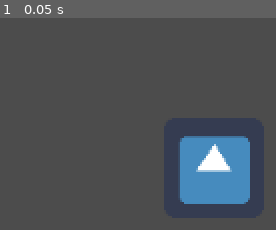
Above: before the commit, frame 1.
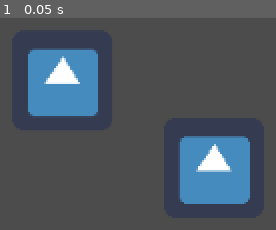
Above: after the commit, the same moment.

Repository: h19mili/Projekt_Fleorune.VM
Game: Godot game, scene res://Main.tscn
Two runs of this game, one before a commit and one after it. Both use one fixed random seed, a clock stepped at 60 frames per second and the inputs below. The engine's default icon, where the game draws it, is replaced by a stand-in: a white triangle on a blue panel in a dark square.
Inputs:
- Up to frame 1 (0.05 s): no input

The runs differ from the first frame. In frame 1, 8.1% of the frame differs, in the area x 10-36%, y 14-47%.

Commit message:
stats

Diff:
--- a/Battler.gd
+++ b/Battler.gd
@@ -2,13 +2,37 @@
 
 class_name Battler
 signal completed
-export var Speed = 0
+
+var Max_HP : int
+var Current_HP : int
+var Max_Mana : int
+var Speed : int
+var STR : int
+var DEF : int
 
 func _ready():
-	pass # Replace with function body.
-
-
+	pass
 
 func _process(delta):
-	emit_signal("completed")
 	pass
+
+func init(Max_HP, Current_HP):
+	self.Current_HP = Max_HP * 1.0
+	self.Current_HP = clamp(Current_HP * 1.0, 0, Max_HP)
+
+func Healthbar(value):
+	self.Max_HP = Max_HP * 1.0
+	self.Current_HP = clamp((Current_HP - value), 0, Max_HP)
+	update()
+	Current_HP < 0
+
+func update():
+	var percentage = Current_HP / Max_HP
+
+func character(stats : Statblock):
+	Max_HP = stats.Max_HP
+	Max_Mana = stats.Max_Mana
+	STR = stats.STR
+	DEF = stats.DEF
+	Speed = stats.Speed
+	Current_HP = Max_HP
--- a/Battler.tscn
+++ b/Battler.tscn
@@ -1,7 +1,9 @@
-[gd_scene load_steps=3 format=2]
+[gd_scene load_steps=5 format=2]
 
 [ext_resource path="res://Battler.gd" type="Script" id=1]
 [ext_resource path="res://icon.png" type="Texture" id=2]
+[ext_resource path="res://Jobs/knight.tres" type="Resource" id=3]
+[ext_resource path="res://Job.gd" type="Script" id=4]
 
 [node name="Battler" type="Node2D"]
 script = ExtResource( 1 )
@@ -11,3 +13,7 @@
 
 [node name="Sprite" type="Sprite" parent="."]
 texture = ExtResource( 2 )
+
+[node name="Job" type="Node" parent="."]
+script = ExtResource( 4 )
+statblock = ExtResource( 3 )
--- /dev/null
+++ b/Job.gd
@@ -0,0 +1,10 @@
+tool
+extends Node
+class_name Job
+
+onready var stats = get_node("..")
+
+export var statblock : Resource
+func _ready():
+	stats.character(statblock)
+	pass
--- /dev/null
+++ b/Jobs/Statblock.gd
@@ -0,0 +1,11 @@
+extends Resource
+
+class_name Statblock
+export var Job_name : String = "Job"
+
+export var Max_HP : int
+export var Current_HP : int
+export var Max_Mana : int
+export var Speed : int
+export var STR : int
+export var DEF : int
--- /dev/null
+++ b/Jobs/knight.tres
@@ -0,0 +1,13 @@
+[gd_resource type="Resource" load_steps=2 format=2]
+
+[ext_resource path="res://Jobs/Statblock.gd" type="Script" id=1]
+
+[resource]
+script = ExtResource( 1 )
+Job_name = "Job"
+Max_HP = 50
+Current_HP = 50
+Max_Mana = 25
+Speed = 6
+STR = 10
+DEF = 14
--- a/Main.tscn
+++ b/Main.tscn
@@ -10,10 +10,10 @@
 script = ExtResource( 1 )
 
 [node name="Battler" parent="TurnQ" instance=ExtResource( 2 )]
-Speed = 2
 
 [node name="Battler2" parent="TurnQ" instance=ExtResource( 2 )]
-Speed = 3
+position = Vector2( -97, -56 )
 
 [node name="Position2D" type="Position2D" parent="."]
+position = Vector2( -162, 0 )
 [connection signal="completed" from="TurnQ/Battler" to="TurnQ" method="_Done"]
--- a/TurnQ.gd
+++ b/TurnQ.gd
@@ -2,12 +2,9 @@
 
 class_name TurnQ
 signal completed
-#export (PackedScene) var BSpawner
-#var Bnumber = 0
 onready var active_player = Battler
 
 func _ready():
-	#_BSpawner()
 	initialize()
 	pass
 
@@ -44,4 +41,4 @@
 
 func _Done():
 	emit_signal("completed")
-	pass # Replace with function body.
+	pass
--- a/project.godot
+++ b/project.godot
@@ -14,6 +14,16 @@
 "language": "GDScript",
 "path": "res://Battler.gd"
 }, {
+"base": "Node",
+"class": "Job",
+"language": "GDScript",
+"path": "res://Job.gd"
+}, {
+"base": "Resource",
+"class": "Statblock",
+"language": "GDScript",
+"path": "res://Jobs/Statblock.gd"
+}, {
 "base": "YSort",
 "class": "TurnQ",
 "language": "GDScript",
@@ -21,6 +31,8 @@
 } ]
 _global_script_class_icons={
 "Battler": "",
+"Job": "",
+"Statblock": "",
 "TurnQ": ""
 }
 
